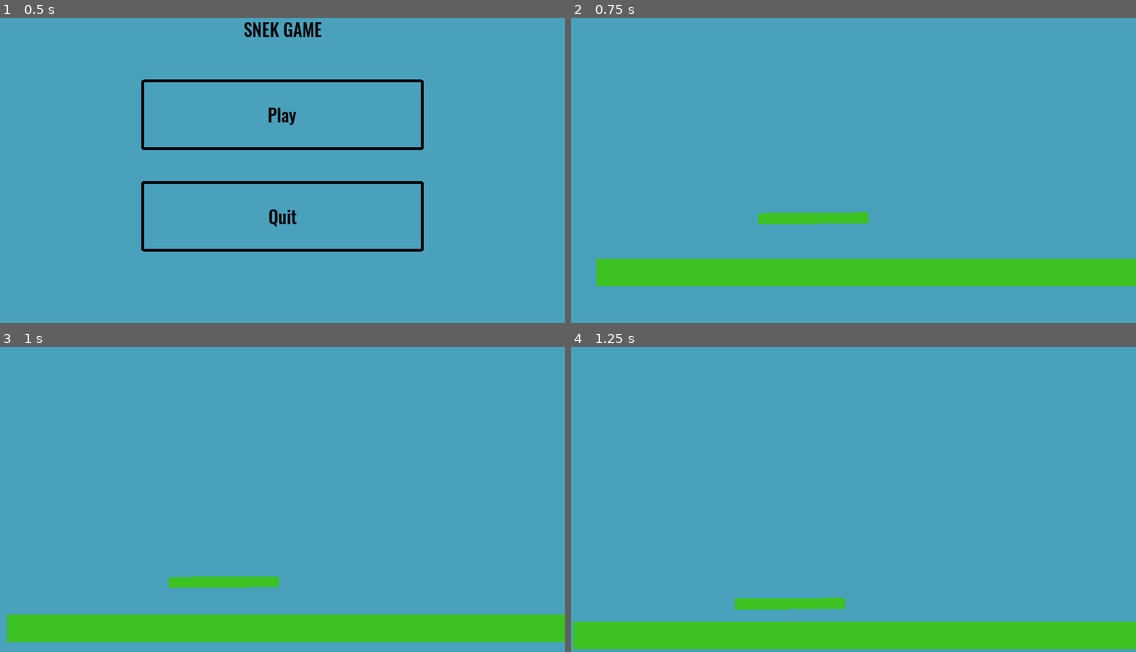
Above: before the commit, frames 1-4 (two rows, left to right).
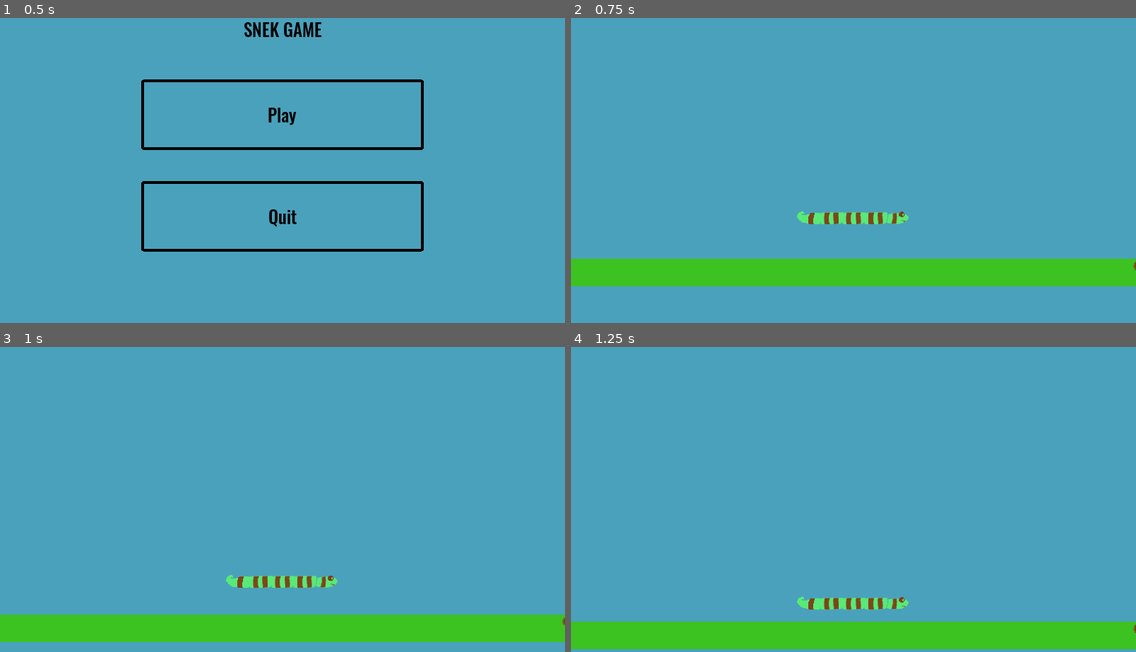
Above: after the commit, the same moments.

Repository: taylorhansen/snek-game
Game: Godot game, scene res://menus/MainMenu.tscn
Same seed, same stepped clock (60 frames per second), same inputs: the game is played once before the commit and once after it. Sound files missing from this copy of the repository are replaced by a short silence.
Inputs:
- Up to frame 1 (0.5 s): no input
- Up to frame 2 (0.75 s): click "Play" at 0.5 s
- Up to frame 3 (1 s): no input
- Up to frame 4 (1.25 s): no input

Frame 1 is identical in both runs. In frame 2, 1.4% of the frame differs, in the area x 0-100%, y 63-88%; in frame 3, 1.2%; in frame 4, 1.2%.

Commit message:
Add new snake segment sprites
Remove SnakeSegment.tscn since having the segment inside a scene doesn't
easily allow custom sprites.

Diff:
--- a/snake/segment/SnakeSegment.gd
+++ b/snake/GrippableSnakeSegment.gd
@@ -1,15 +1,8 @@
-extends RigidBody2D
-
-# hitbox height
-onready var _height = $CollisionShape2D.shape.height
+extends "res://snake/SnakeSegment.gd"
 
 onready var _grab_sound: AudioStreamPlayer2D = $GrabSound
 onready var _grab_release_sound: AudioStreamPlayer2D = $GrabReleaseSound
 
-# current torque value
-var _torque: float = 0
-# whether to apply the rotational force to the top or the bottom
-var _top: bool = true
 # current attached node
 var _attached = null
 
@@ -68,32 +61,3 @@
 
     if ungripped:
         _grab_release_sound.play()
-
-# rotates this segment to the left, where top will apply the force to the top of
-#  the segment if true, or bottom if false
-func rotate_left(force: float, top: bool):
-    _torque = -force
-    _top = top
-
-# rotates this segment to the right, where top will apply the force to the top
-#  of the segment if true, or bottom if false
-func rotate_right(force: float, top: bool):
-    _torque = force
-    _top = top
-
-# stops rotation
-func rotate_stop():
-    _torque = 0
-
-func _ready():
-    set_physics_process(true)
-
-func _physics_process(delta):
-    # apply torque by applying force to both sides, centered around the other
-    #  side
-    if _torque != 0:
-        var offset: = Vector2(0, _height / 2)
-        var force: = Vector2(_torque, 0)
-        var impulse: Vector2 = force * delta
-        apply_impulse(offset, -impulse)
-        apply_impulse(-offset, impulse)
--- a/snake/Snake.tscn
+++ b/snake/Snake.tscn
@@ -1,19 +1,72 @@
-[gd_scene load_steps=3 format=2]
+[gd_scene load_steps=10 format=2]
 
 [ext_resource path="res://snake/Snake.gd" type="Script" id=1]
-[ext_resource path="res://snake/segment/SnakeSegment.tscn" type="PackedScene" id=2]
+[ext_resource path="res://snake/GrippableSnakeSegment.gd" type="Script" id=2]
+[ext_resource path="res://snake/snake_tail.png" type="Texture" id=3]
+[ext_resource path="res://snake/grab.wav" type="AudioStream" id=4]
+[ext_resource path="res://snake/grab_release.wav" type="AudioStream" id=5]
+[ext_resource path="res://snake/SnakeSegment.gd" type="Script" id=6]
+[ext_resource path="res://snake/snake_body.png" type="Texture" id=7]
+[ext_resource path="res://snake/snake_head.png" type="Texture" id=8]
+
+[sub_resource type="CapsuleShape2D" id=1]
 
 [node name="Snake" type="Node2D"]
 script = ExtResource( 1 )
 
-[node name="Tail" parent="." instance=ExtResource( 2 )]
+[node name="Tail" type="RigidBody2D" parent="."]
 position = Vector2( 0, 1 )
+gravity_scale = 2.0
+contacts_reported = 5
+contact_monitor = true
+script = ExtResource( 2 )
 
-[node name="SnakeSegment2" parent="." instance=ExtResource( 2 )]
+[node name="Sprite" type="Sprite" parent="Tail"]
+rotation = -1.5708
+texture = ExtResource( 3 )
+
+[node name="CollisionShape2D" type="CollisionShape2D" parent="Tail"]
+shape = SubResource( 1 )
+
+[node name="GrabSound" type="AudioStreamPlayer2D" parent="Tail"]
+stream = ExtResource( 4 )
+volume_db = 0.5
+pitch_scale = 2.0
+bus = "SFX"
+
+[node name="GrabReleaseSound" type="AudioStreamPlayer2D" parent="Tail"]
+stream = ExtResource( 5 )
+volume_db = 0.5
+pitch_scale = 2.0
+bus = "SFX"
+
+[node name="SnakeSegment2" type="RigidBody2D" parent="."]
 position = Vector2( 0, -39 )
+gravity_scale = 2.0
+contacts_reported = 5
+contact_monitor = true
+script = ExtResource( 6 )
 
-[node name="SnakeSegment3" parent="." instance=ExtResource( 2 )]
+[node name="Sprite" type="Sprite" parent="SnakeSegment2"]
+rotation = -1.5708
+texture = ExtResource( 7 )
+
+[node name="CollisionShape2D" type="CollisionShape2D" parent="SnakeSegment2"]
+shape = SubResource( 1 )
+
+[node name="SnakeSegment3" type="RigidBody2D" parent="."]
 position = Vector2( 0, -79 )
+gravity_scale = 2.0
+contacts_reported = 5
+contact_monitor = true
+script = ExtResource( 6 )
+
+[node name="Sprite" type="Sprite" parent="SnakeSegment3"]
+rotation = -1.5708
+texture = ExtResource( 7 )
+
+[node name="CollisionShape2D" type="CollisionShape2D" parent="SnakeSegment3"]
+shape = SubResource( 1 )
 
 [node name="Camera2D" type="Camera2D" parent="SnakeSegment3"]
 current = true
@@ -29,11 +82,45 @@
 editor_draw_limits = true
 editor_draw_drag_margin = true
 
-[node name="SnakeSegment4" parent="." instance=ExtResource( 2 )]
+[node name="SnakeSegment4" type="RigidBody2D" parent="."]
 position = Vector2( 0, -119 )
+gravity_scale = 2.0
+contacts_reported = 5
+contact_monitor = true
+script = ExtResource( 6 )
 
-[node name="Head" parent="." instance=ExtResource( 2 )]
+[node name="Sprite" type="Sprite" parent="SnakeSegment4"]
+rotation = -1.5708
+texture = ExtResource( 7 )
+
+[node name="CollisionShape2D" type="CollisionShape2D" parent="SnakeSegment4"]
+shape = SubResource( 1 )
+
+[node name="Head" type="RigidBody2D" parent="."]
 position = Vector2( 0, -159 )
+gravity_scale = 2.0
+contacts_reported = 5
+contact_monitor = true
+script = ExtResource( 2 )
+
+[node name="Sprite" type="Sprite" parent="Head"]
+rotation = -1.5708
+texture = ExtResource( 8 )
+
+[node name="CollisionShape2D" type="CollisionShape2D" parent="Head"]
+shape = SubResource( 1 )
+
+[node name="GrabSound" type="AudioStreamPlayer2D" parent="Head"]
+stream = ExtResource( 4 )
+volume_db = 0.5
+pitch_scale = 2.0
+bus = "SFX"
+
+[node name="GrabReleaseSound" type="AudioStreamPlayer2D" parent="Head"]
+stream = ExtResource( 5 )
+volume_db = 0.5
+pitch_scale = 2.0
+bus = "SFX"
 
 [node name="PinJoint2D" type="PinJoint2D" parent="."]
 visible = false
--- /dev/null
+++ b/snake/SnakeSegment.gd
@@ -0,0 +1,40 @@
+extends RigidBody2D
+
+# hitbox height
+onready var _height = $CollisionShape2D.shape.height
+
+
+# current torque value
+var _torque: float = 0
+# whether to apply the rotational force to the top or the bottom
+var _top: bool = true
+
+
+# rotates this segment to the left, where top will apply the force to the top of
+#  the segment if true, or bottom if false
+func rotate_left(force: float, top: bool):
+    _torque = -force
+    _top = top
+
+# rotates this segment to the right, where top will apply the force to the top
+#  of the segment if true, or bottom if false
+func rotate_right(force: float, top: bool):
+    _torque = force
+    _top = top
+
+# stops rotation
+func rotate_stop():
+    _torque = 0
+
+func _ready():
+    set_physics_process(true)
+
+func _physics_process(delta):
+    # apply torque by applying force to both sides, centered around the other
+    #  side
+    if _torque != 0:
+        var offset: = Vector2(0, _height / 2)
+        var force: = Vector2(_torque, 0)
+        var impulse: Vector2 = force * delta
+        apply_impulse(offset, -impulse)
+        apply_impulse(-offset, impulse)
--- a/snake/segment/SnakeSegment.tscn
+++ /dev/null
@@ -1,32 +0,0 @@
-[gd_scene load_steps=6 format=2]
-
-[ext_resource path="res://snake/segment/SnakeSegment.gd" type="Script" id=1]
-[ext_resource path="res://snake/segment/snake-segment.png" type="Texture" id=2]
-[ext_resource path="res://snake/segment/grab.wav" type="AudioStream" id=3]
-[ext_resource path="res://snake/segment/grab_release.wav" type="AudioStream" id=4]
-
-[sub_resource type="CapsuleShape2D" id=1]
-
-[node name="SnakeSegment" type="RigidBody2D"]
-gravity_scale = 2.0
-contacts_reported = 5
-contact_monitor = true
-script = ExtResource( 1 )
-
-[node name="Sprite" type="Sprite" parent="."]
-texture = ExtResource( 2 )
-
-[node name="CollisionShape2D" type="CollisionShape2D" parent="."]
-shape = SubResource( 1 )
-
-[node name="GrabSound" type="AudioStreamPlayer2D" parent="."]
-stream = ExtResource( 3 )
-volume_db = 0.5
-pitch_scale = 2.0
-bus = "SFX"
-
-[node name="GrabReleaseSound" type="AudioStreamPlayer2D" parent="."]
-stream = ExtResource( 4 )
-volume_db = 0.5
-pitch_scale = 2.0
-bus = "SFX"
--- a/world/World.tscn
+++ b/world/World.tscn
@@ -20,7 +20,7 @@
 
 [node name="Snake" parent="." instance=ExtResource( 2 )]
 position = Vector2( 472, 473 )
-rotation = -1.57879
+rotation = 1.5708
 
 [node name="Grass" type="StaticBody2D" parent="." groups=[
 "wall",
Not shown, changed: snake/grab.wav.import
Not shown, added: snake/grab_release.wav.import
Not shown, removed: snake/segment/grab_release.wav.import
Binary file removed: snake/segment/snake-segment.png
Binary file added: snake/snake_body.png
Not shown, changed: snake/snake_body.png.import
Binary file added: snake/snake_head.png
Not shown, added: snake/snake_head.png.import
Binary file added: snake/snake_tail.png
Not shown, added: snake/snake_tail.png.import
Not shown, added: snake/grab.wav
Not shown, added: snake/grab_release.wav
(and 1 more such lines)
